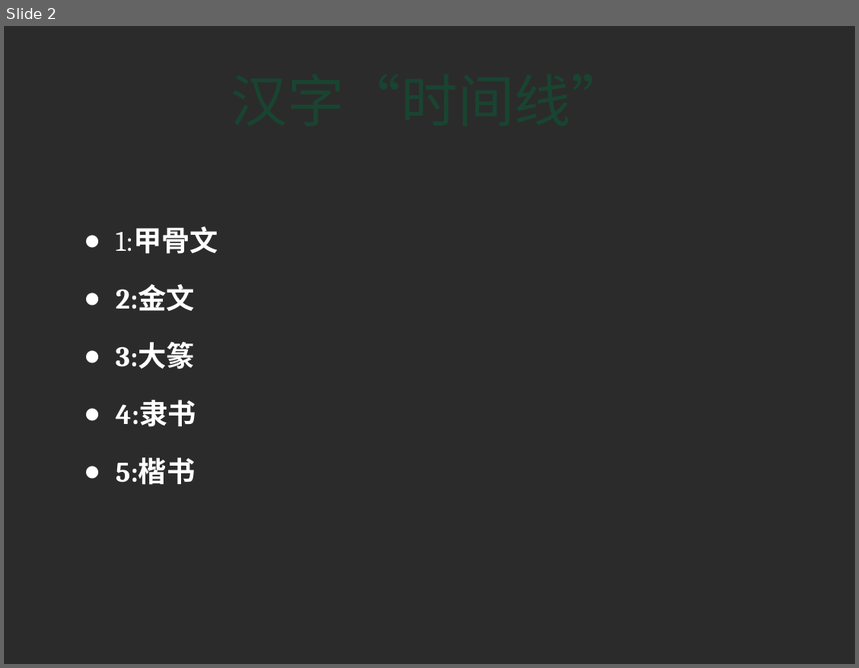
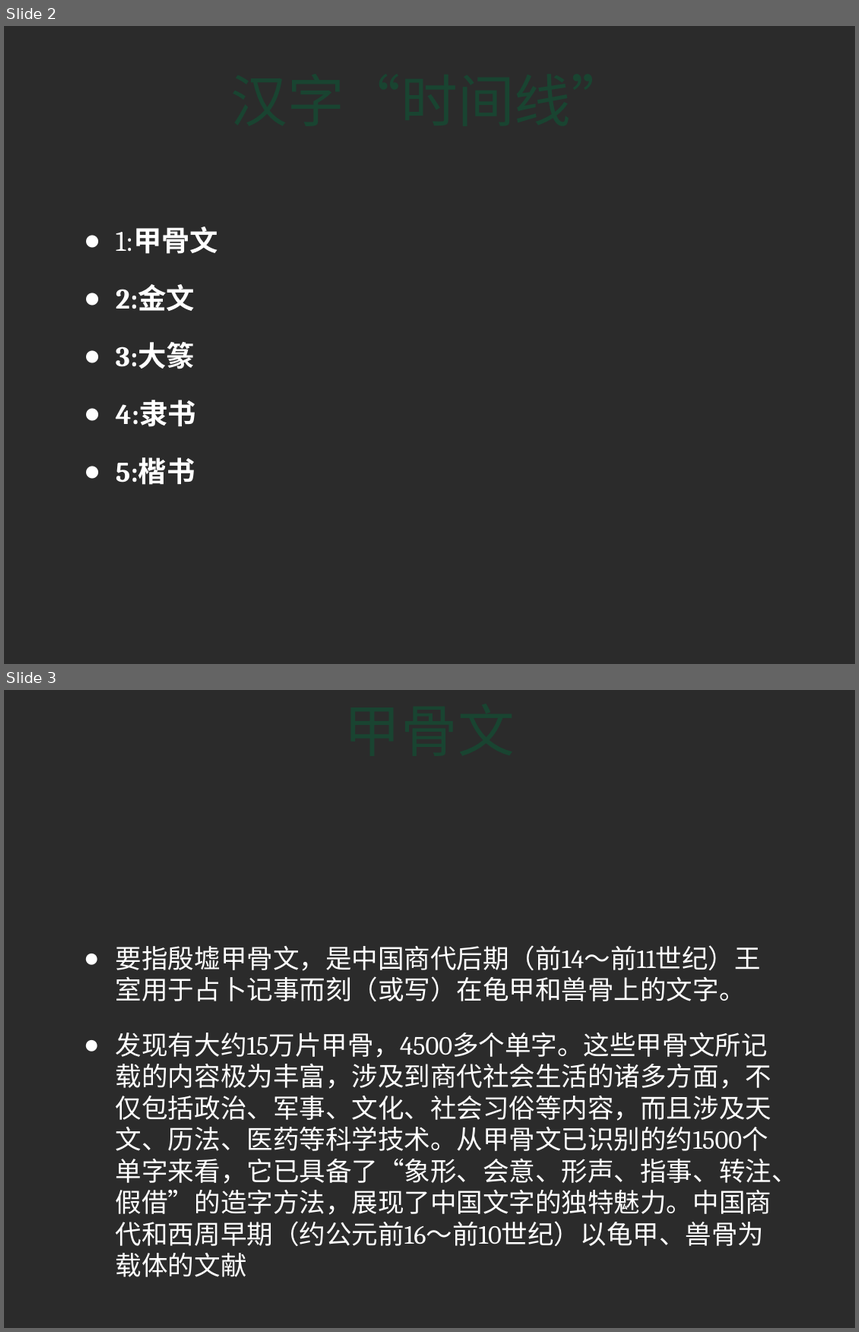
Before and after one commit to calvinweb/ppt, a slide deck: 有趣的汉字.pptx. Shown one above the other, each under a label of ours: slide 2 before the commit, slides 2 and 3 after it. The pictures are 859x668 and 859x1332 pixels, drawn with LibreOffice and Linux fonts; fonts in the diff are those of the drawing; background and template pictures are left out; a plain dark background stands for a picture behind light text. Boxes give left, top, right and bottom in pixels: in the first picture for what was removed or moved away, otherwise in the second. Text is boxed around its words. In the diff, an @@ line names an element or a change of style, - is before the commit and + after.

```diff
--- a/有趣的汉字.pptx
+++ b/有趣的汉字.pptx
@@ slide 3 added at bbox=[4, 690, 855, 1328], background picture (left out) @@
@@ title added at bbox=[75, 698, 784, 830], 48 pt, text #194431 @@
+甲骨文
@@ text added at bbox=[116, 945, 798, 1277], 22.2 pt, text #FFFFFF @@
+● 要指殷墟甲骨文，是中国商代后期（前14～前11世纪）王室用于占卜记事而刻（或写）在龟甲和兽骨上的文字。
+● 发现有大约15万片甲骨，4500多个单字。这些甲骨文所记载的内容极为丰富，涉及到商代社会生活的诸多方面，不仅包括政治、军事、文化、社会习俗等内容，而且涉及天文、历法、医药等科学技术。从甲骨文已识别的约1500个单字来看，它已具备了“象形、会意、形声、指事、转注、假借”的造字方法，展现了中国文字的独特魅力。中国商代和西周早期（约公元前16～前10世纪）以龟甲、兽骨为载体的文献
```
Also in this commit, not shown: 3 other slides added.
